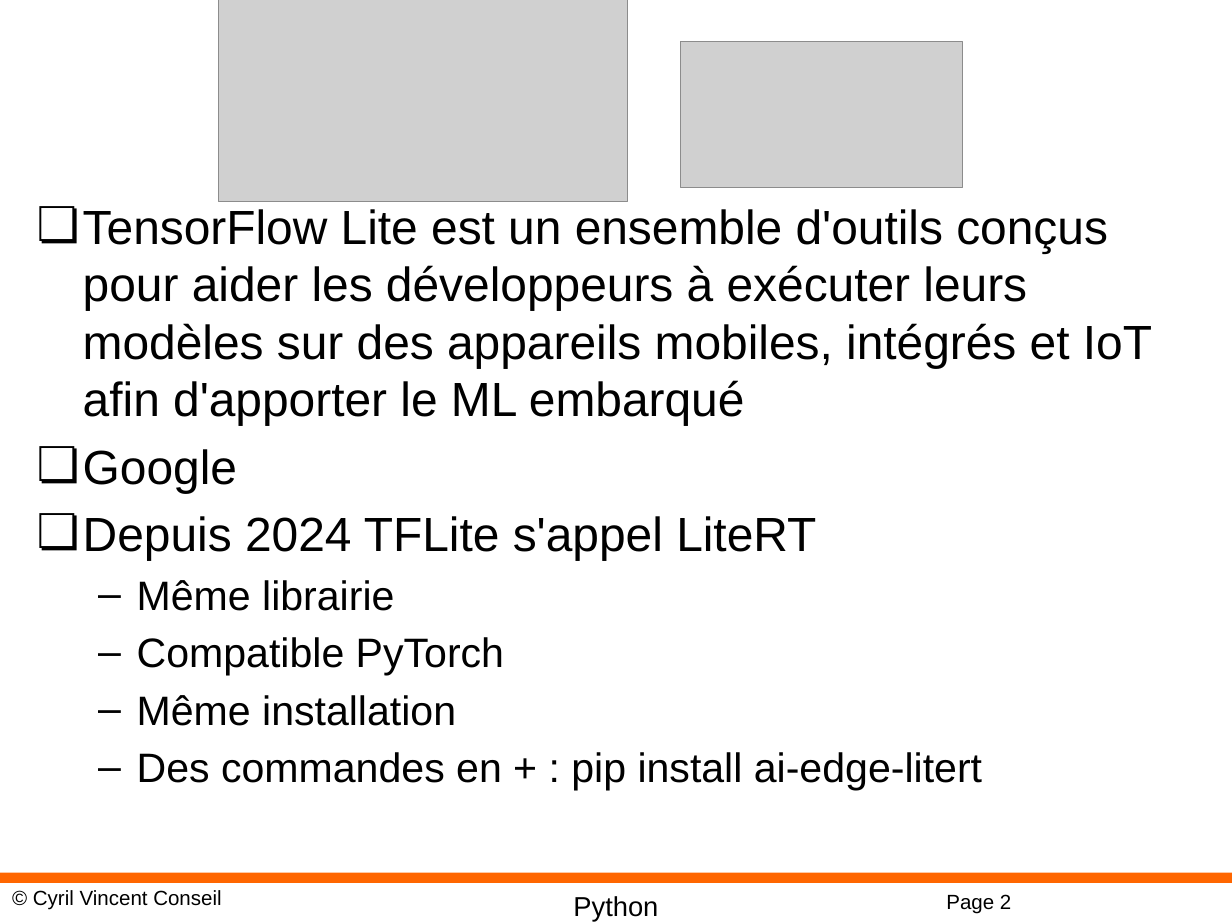
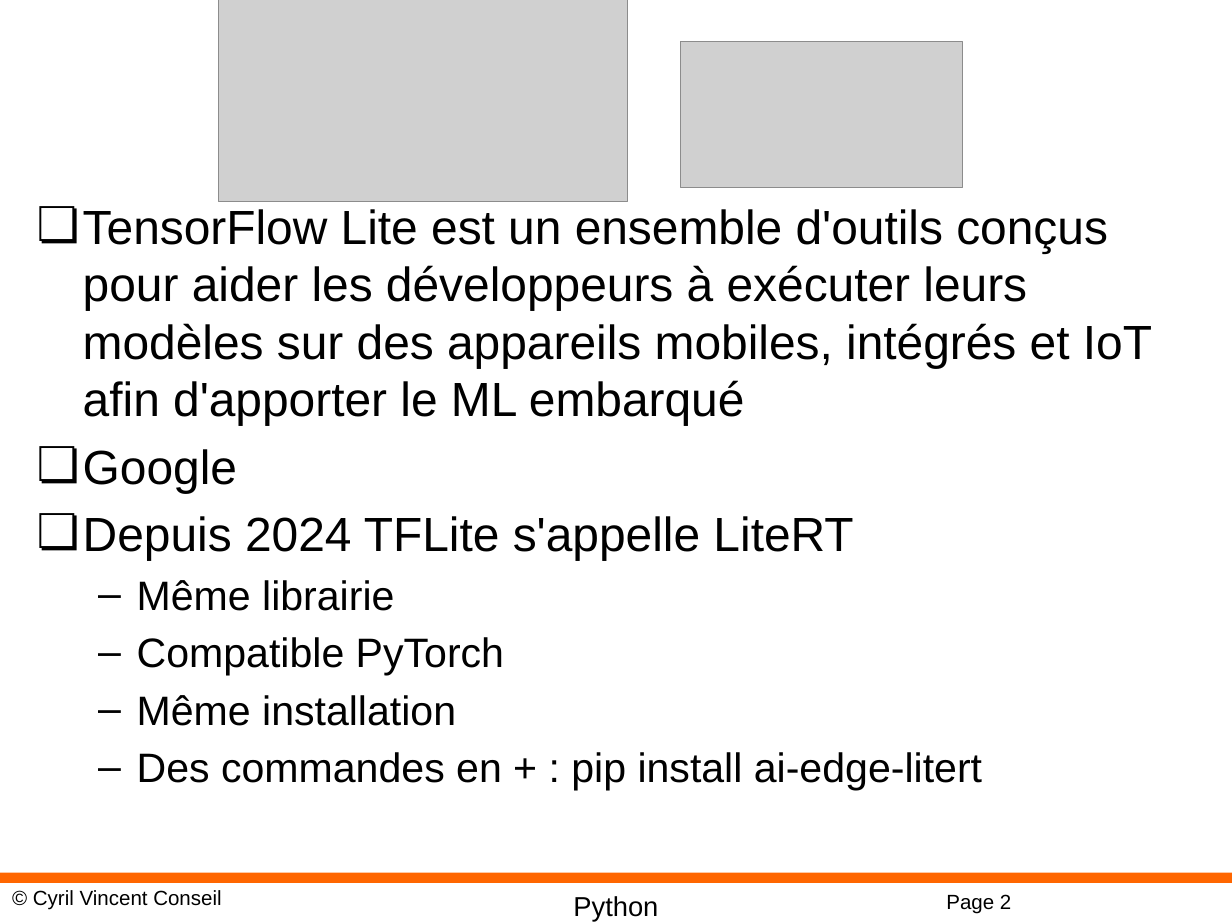
Before and after one commit to cyrilvincent/iot-ai, a slide deck: slide 2 of ppt/IoTAI20-LiteRT.pptx. Drawn at 1232x924 pixels with LibreOffice and Linux fonts; fonts in the diff are those of the drawing; grey boxes stand for pictures; background and template pictures are left out. Boxes give left, top, right and bottom in pixels: in the first picture for what was removed or moved away, otherwise in the second. Text is boxed around its words. In the diff, an @@ line names an element or a change of style, - is before the commit and + after.

```diff
--- a/ppt/IoTAI20-LiteRT.pptx
+++ b/ppt/IoTAI20-LiteRT.pptx
@@ text at (83, 516, 853, 560): text changed @@
-❏ Depuis 2024 TFLite s'appel LiteRT
+❏ Depuis 2024 TFLite s'appelle LiteRT
```
Also in this commit, not shown: 18 other files.
